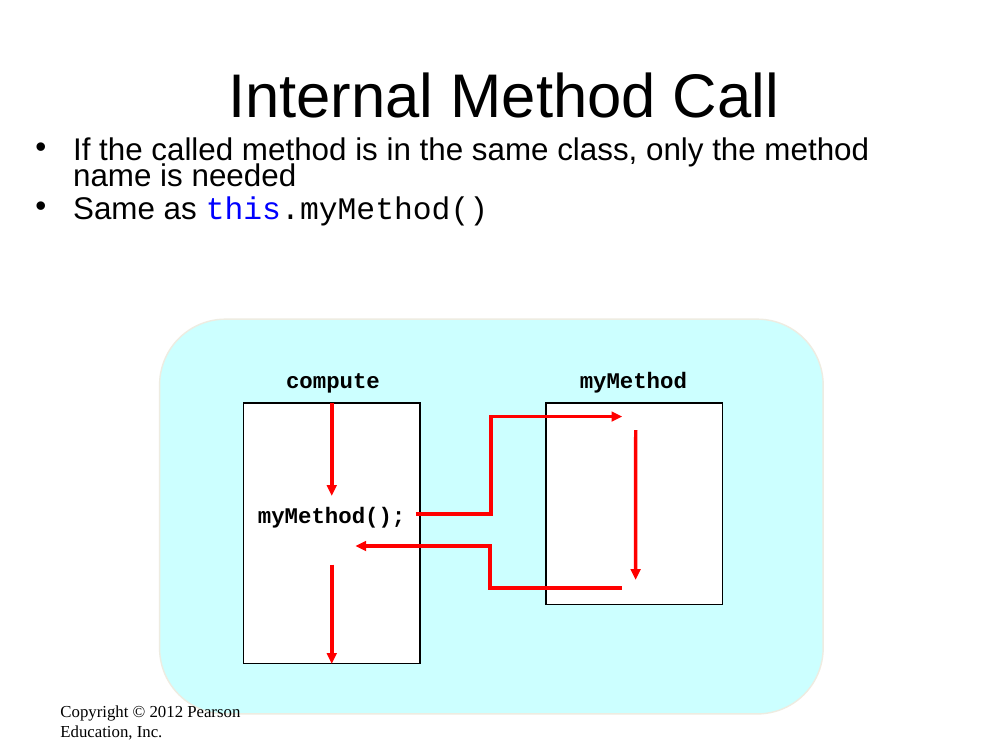
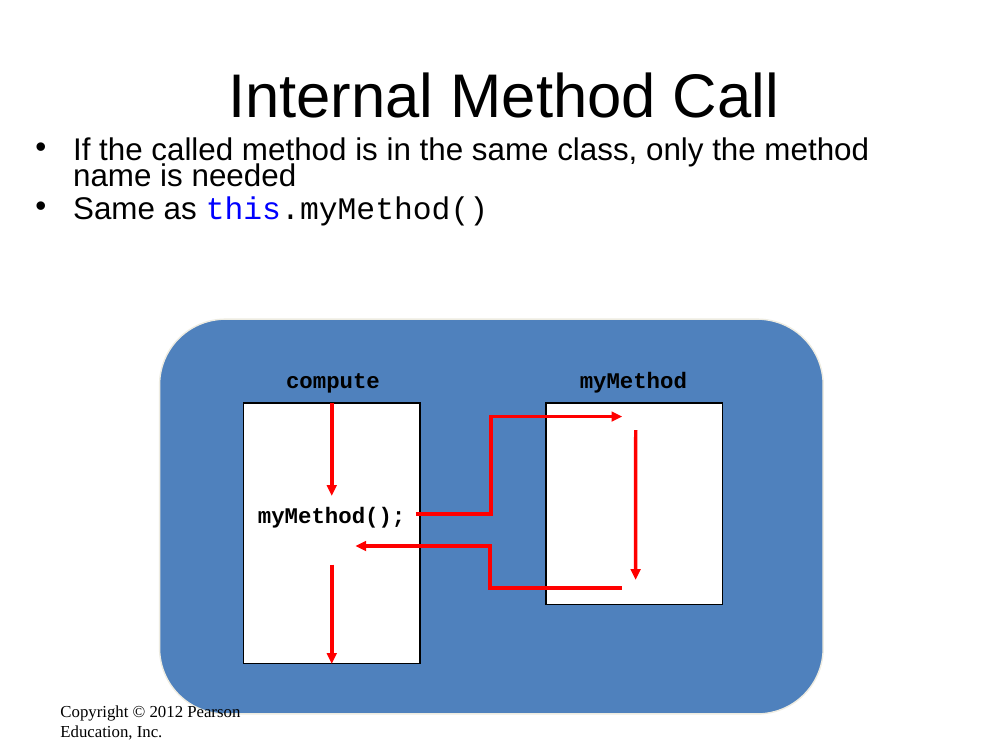
Before and after one commit to emhill/151-S15, a slide deck: slide 17 of src/morea/materials/04-UsingClasses.pptx. Drawn at 1008x756 pixels with LibreOffice and Linux fonts; fonts in the diff are those of the drawing. Boxes give left, top, right and bottom in pixels: in the first picture for what was removed or moved away, otherwise in the second. Text is boxed around its words. In the diff, an @@ line names an element or a change of style, - is before the commit and + after.

```diff
--- a/src/morea/materials/04-UsingClasses.pptx
+++ b/src/morea/materials/04-UsingClasses.pptx
@@ rounded rectangle at [159, 320, 823, 715]: fill #CCFFFF to #4F81BD @@
```
Also in this commit, not shown: 3 other slides changed, 6 other files.
